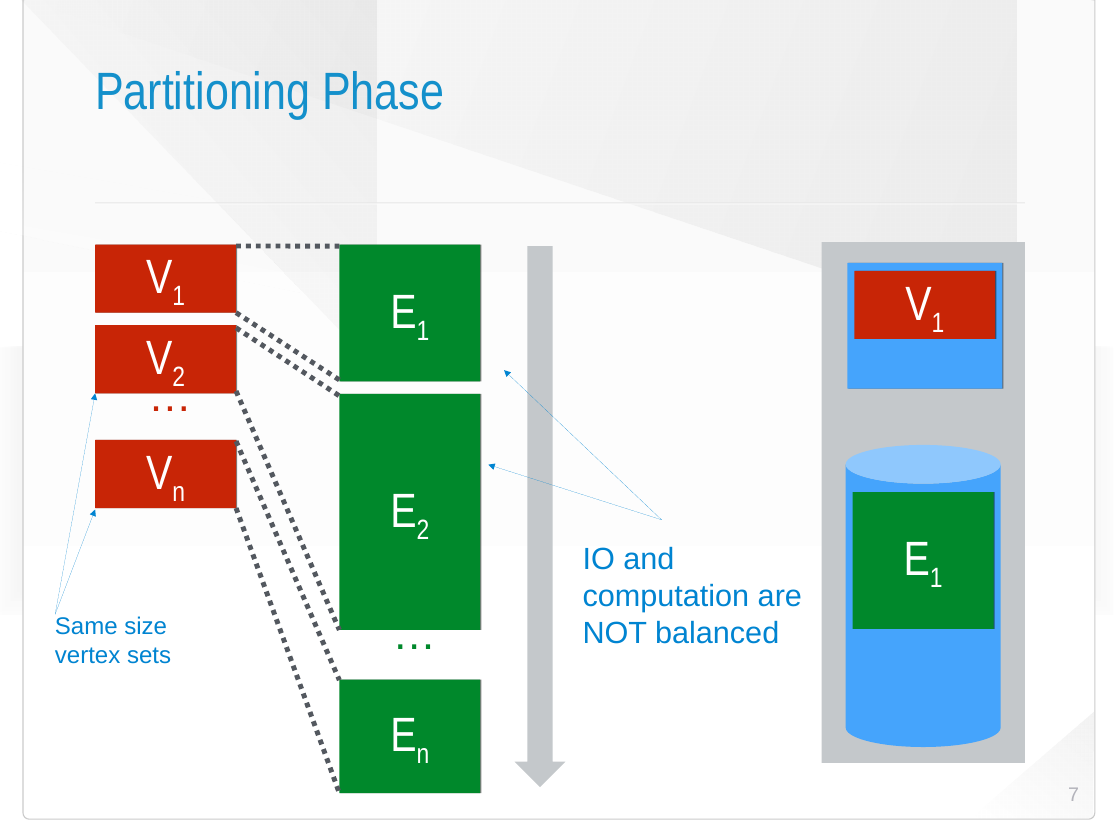
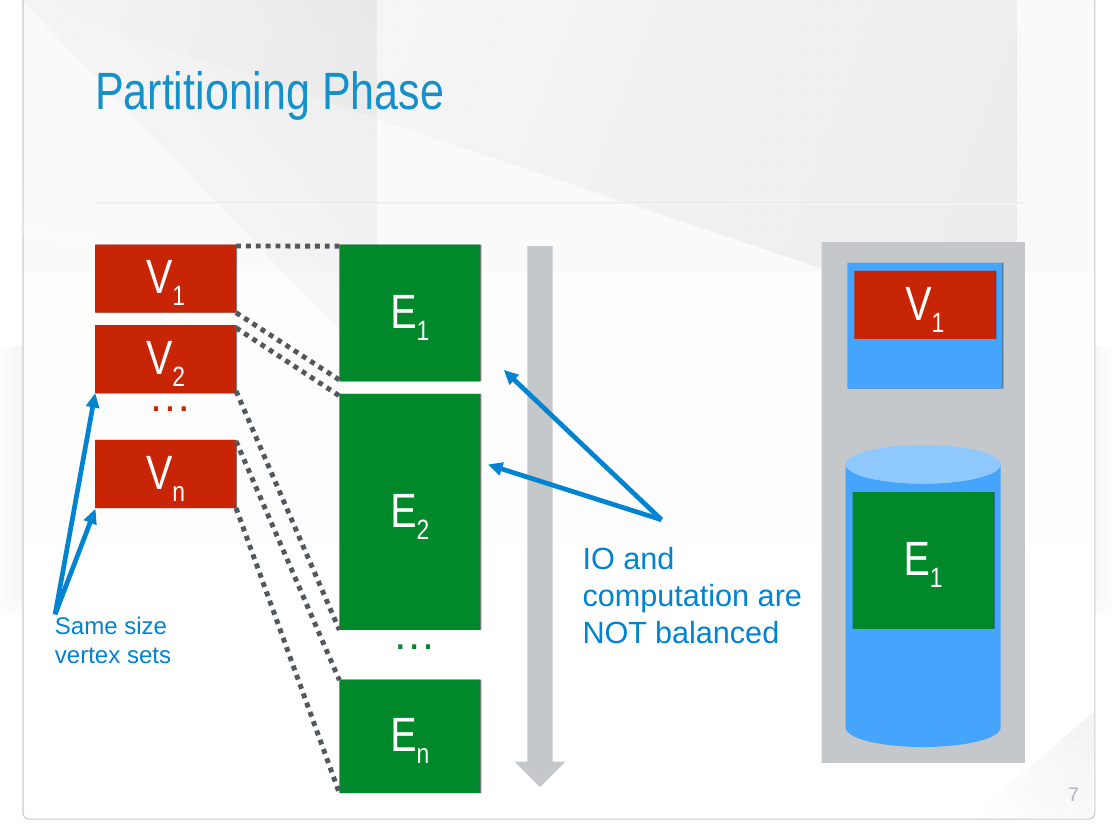
Before and after one commit to HaprianVlad/chaos, a slide deck: slide 7 of presentation.odp. Drawn at 1120x840 pixels with LibreOffice and Linux fonts; fonts in the diff are those of the drawing; background and template pictures are left out. Boxes give left, top, right and bottom in pixels: in the first picture for what was removed or moved away, otherwise in the second. Text is boxed around its words. In the diff, an @@ line names an element or a change of style, - is before the commit and + after.

```diff
--- a/presentation.odp
+++ b/presentation.odp
@@ arrow (662, 520) - (504, 370): stroke #0084D1 0 pt to #0084D1 4.31 pt @@
@@ arrow (55, 614) - (95, 393): stroke #0084D1 0 pt to #0084D1 4.31 pt @@
@@ arrow (662, 520) - (488, 465): stroke #0084D1 0 pt to #0084D1 4.31 pt @@
@@ arrow added from (55, 614) to (95, 510), #0084D1 4.31 pt @@
```
Also in this commit, not shown: 12 other slides changed.
